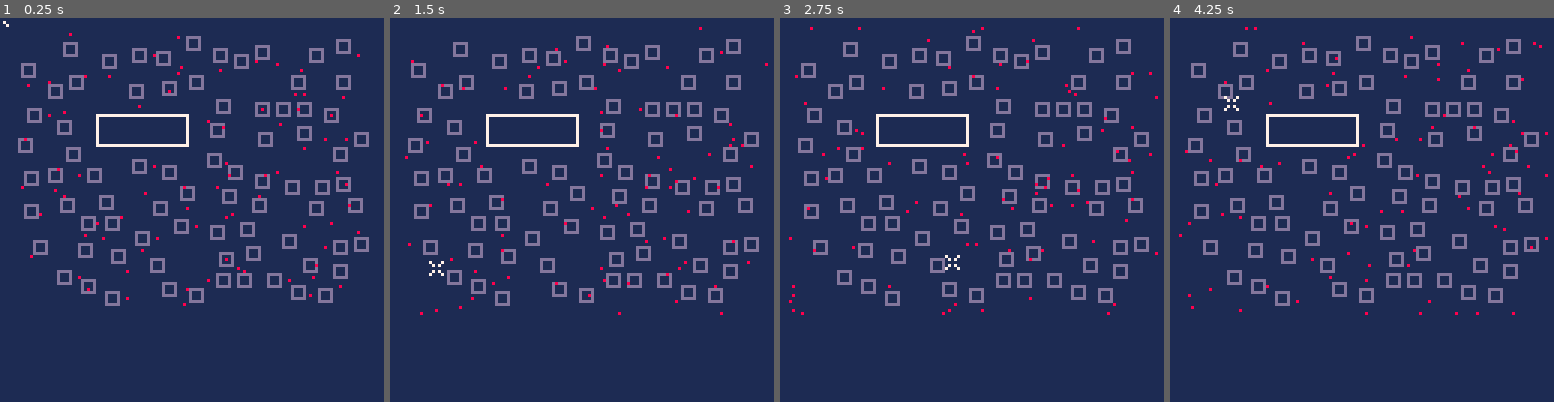
Above: before the commit, frames 1-4 (left to right).
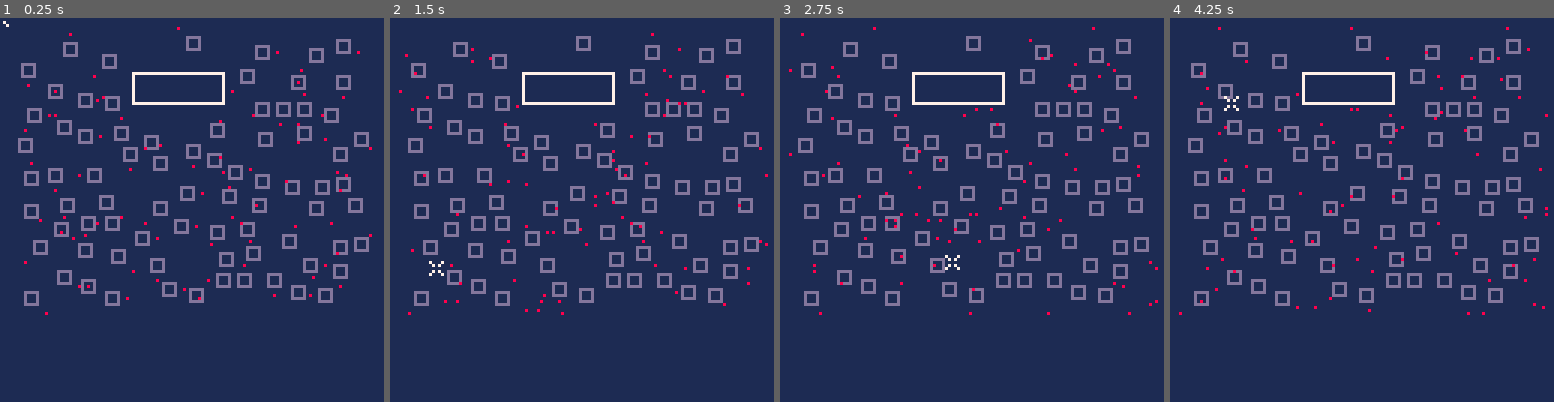
Above: after the commit, the same moments.

Repository: vholmer/capture-and-trace
Game: PICO-8 cartridge code.p8
The game is run twice, just before and just after one commit, with the same random seed, the same clock (stepped at 60 frames per second) and the same inputs.
Inputs (mouse positions are in pixels of both pictures, inside the frame that each line leads up to):
- Up to frame 1 (0.25 s): no input
- Up to frame 2 (1.5 s): click (670, 121) at 0.67 s; click (436, 267) at 1.22 s
- Up to frame 3 (2.75 s): click (887, 114) at 1.77 s; click (952, 259) at 2.32 s
- Up to frame 4 (4.25 s): click (1404, 106) at 2.87 s; click (1465, 256) at 3.42 s; click (1231, 102) at 3.97 s

The runs differ from the first frame. In frame 1, 3.8% of the frame differs, in the area x 5-97%, y 2-78%; in frame 2, 4.1%, in the area x 2-99%, y 2-78%; in frame 3, 4.0%; in frame 4, 4.1%.

Commit message:
tweaked hall x y generation coordinates

Diff:
--- a/code.p8
+++ b/code.p8
@@ -49,11 +49,16 @@
 end
 
 function make_hall()
-	hall.top_left_x = 32
-	hall.top_left_y = 32
-
-	hall.width = 30
-	hall.height = 10
+	hall.top_left_x = flr(rnd(64)) + 16
+	hall.top_left_y = flr(rnd(50)) + 8
+
+	if 0.5 > rnd(1) then
+		hall.width = 30
+		hall.height = 10
+	else
+		hall.width = 10
+		hall.height = 30
+	end
 
 	for i = hall.top_left_x, hall.top_left_x + hall.width do
 		for j = hall.top_left_y, hall.top_left_y + hall.height do
